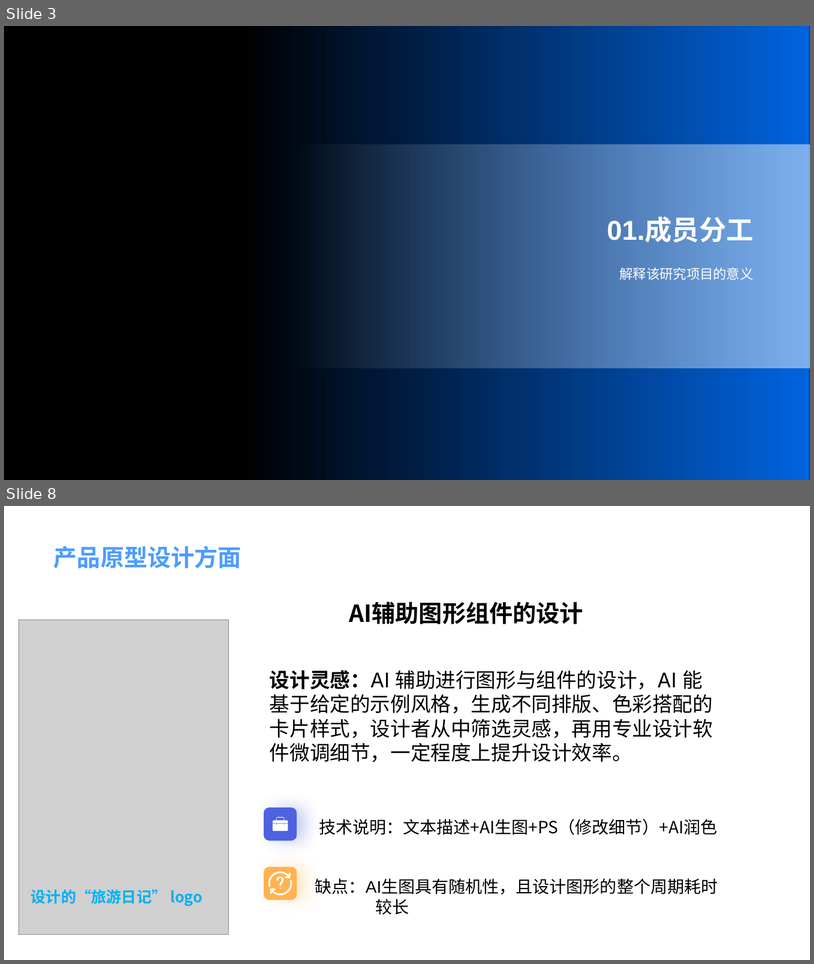
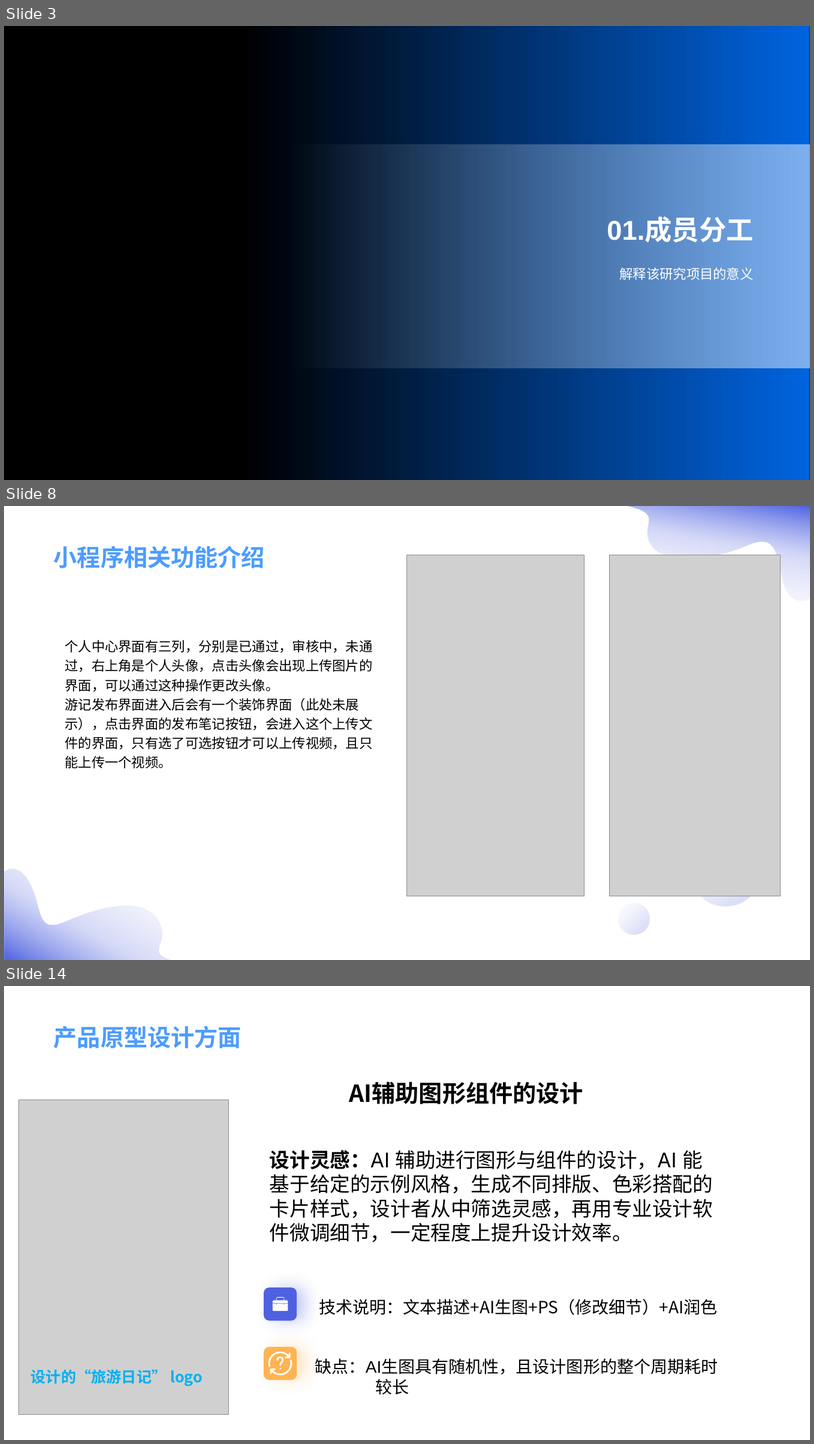
Before and after one commit to lxcxjxhx/hos-app, a slide deck: 项目介绍PPT&MVP/飞码先锋队项目介绍.pptx. Shown one above the other, each under a label of ours: slides 3 and 8 before the commit, slides 3, 8 and 14 after it; the slides between them are not shown. The pictures are 814x964 and 814x1444 pixels, drawn with LibreOffice and Linux fonts; fonts in the diff are those of the drawing; grey boxes stand for pictures; background and template pictures are left out. Boxes give left, top, right and bottom in pixels: in the first picture for what was removed or moved away, otherwise in the second. Text is boxed around its words. In the diff, an @@ line names an element or a change of style, - is before the commit and + after.

```diff
--- a/项目介绍PPT&MVP/飞码先锋队项目介绍.pptx
+++ b/项目介绍PPT&MVP/飞码先锋队项目介绍.pptx
@@ slide 8 added at [4, 506, 810, 960], background picture (left out); not listed: 1 template element that a slide beside it also shows @@
@@ title added at [54, 546, 265, 568], 28 pt, text #4C9CFF, bold @@
+小程序相关功能介绍
@@ picture added at [408, 555, 585, 895] @@
@@ picture added at [610, 555, 781, 895] @@
@@ group added at [4, 506, 810, 960]: 2 freeform shapes, 2 ellipses, 1 text @@
+个人中心界面有三列，分别是已通过，审核中，未通过，右上角是个人头像，点击头像会出现上传图片的界面，可以通过这种操作更改头像。
+游记发布界面进入后会有一个装饰界面（此处未展示），点击界面的发布笔记按钮，会进入这个上传文件的界面，只有选了可选按钮才可以上传视频，且只能上传一个视频。
@@ what was slide 8 is now slide 14 @@
```
Also in this commit, not shown: 3 slides changed, 7 other slides added, 2 slides removed.
